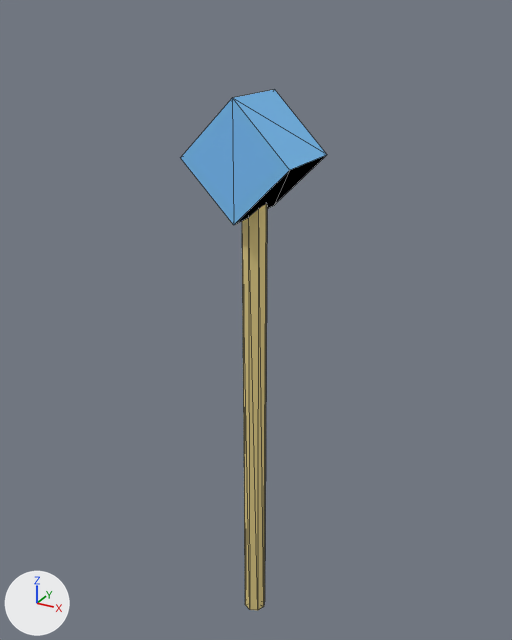
What one commit did to the glTF model public/assets/weapons/heroes/skywrath-mage.glb.
Both versions are drawn from a 50 mm camera at (0.896, -1.622, 1.3) aimed at (-0.023, 0.05, 0.464). Lighting does not change. The marker at lower left points along +X, +Y and +Z. The first picture is the older version. Mesh edges are drawn as thin lines.

Script lines for the objects in view, before the commit:
```python
me_skywrath_mage_wing_staff_head_gem = bpy.data.meshes.new('skywrath-mage-wing-staff-head-gem')
me_skywrath_mage_wing_staff_head_gem.from_pydata(...)  # 8 vertices, 12 faces; spans x -0.156..0.156, y -0.11..0.11, z 0.794..1.106
me_skywrath_mage_wing_staff_head_gem.materials.append(mat_primary)  # blue #7ec8ff
me_skywrath_mage_wing_staff_shaft = bpy.data.meshes.new('skywrath-mage-wing-staff-shaft')
me_skywrath_mage_wing_staff_shaft.from_pydata(...)  # 20 vertices, 32 faces; spans x -0.035..0.035, y -0.035..0.035, z -0.575..0.875
me_skywrath_mage_wing_staff_shaft.materials.append(mat_secondary)  # yellow #f7e39a
ob_skywrath_mage_head_gem = bpy.data.objects.new('skywrath-mage-head-gem', me_skywrath_mage_wing_staff_head_gem)
ob_skywrath_mage_head_gem.location = (0.0, 0.0, 0.0)
ob_skywrath_mage_shaft = bpy.data.objects.new('skywrath-mage-shaft', me_skywrath_mage_wing_staff_shaft)
ob_skywrath_mage_shaft.location = (0.0, 0.0, 0.0)
```
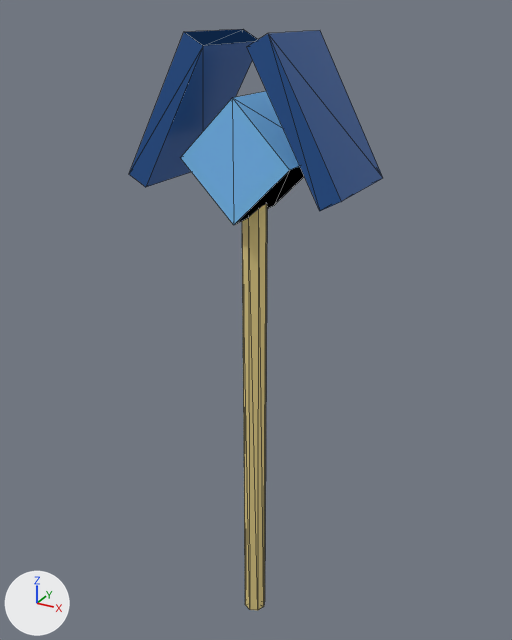
Pixel boxes (x1, y1, x2, y2) of what changed, in the pictures (512 x 640 px):
'skywrath-mage-wing-l', added (blue): after (247, 30, 383, 211)
'skywrath-mage-wing-r', added (blue): after (129, 29, 258, 187)

What changed in the scene script:
```text
Add mat_accent:
    mat_accent = principled_material('accent')
    mat_accent.base_color = (0.0176, 0.0742, 0.238)  # blue #244d86
    mat_accent.metallic = 0.35
    mat_accent.roughness = 0.32
    mat_accent.emission_color = (0.00441, 0.0186, 0.0596)  # dark blue #0e2545
    mat_accent.emission_strength = 1.0
Add me_skywrath_mage_wing_staff_wing_r:
    me_skywrath_mage_wing_staff_wing_r.from_pydata([(-0.25, 0.14, 0.87), (-0.058, 0.14, 1.221), (-0.058, -0.14, 1.221), (-0.25, -0.14, 0.87), (-0.11, 0.14, 1.25), (-0.302, 0.14, 0.899), (-0.302, -0.14, 0.899), (-0.11, -0.14, 1.25)], [], [(0, 1, 2), (0, 2, 3), (4, 5, 6), (4, 6, 7), (4, 1, 2), (4, 2, 7), (5, 6, 3), (5, 3, 0), (6, 3, 2), (6, 2, 7), (0, 5, 4), (0, 4, 1)])
    me_skywrath_mage_wing_staff_wing_r.materials.append(mat_accent)  # blue #244d86
Add me_skywrath_mage_wing_staff_wing_l:
    me_skywrath_mage_wing_staff_wing_l.from_pydata([(0.302, 0.14, 0.899), (0.11, 0.14, 1.25), (0.11, -0.14, 1.25), (0.302, -0.14, 0.899), (0.058, 0.14, 1.221), (0.25, 0.14, 0.87), (0.25, -0.14, 0.87), (0.058, -0.14, 1.221)], [], [(0, 1, 2), (0, 2, 3), (4, 5, 6), (4, 6, 7), (4, 1, 2), (4, 2, 7), (5, 6, 3), (5, 3, 0), (6, 3, 2), (6, 2, 7), (0, 5, 4), (0, 4, 1)])
    me_skywrath_mage_wing_staff_wing_l.materials.append(mat_accent)  # blue #244d86
Add ob_skywrath_mage_wing_r:
    ob_skywrath_mage_wing_r = bpy.data.objects.new('skywrath-mage-wing-r', me_skywrath_mage_wing_staff_wing_r)
    ob_skywrath_mage_wing_r.location = (0.0, 0.0, 0.0)
Add ob_skywrath_mage_wing_l:
    ob_skywrath_mage_wing_l = bpy.data.objects.new('skywrath-mage-wing-l', me_skywrath_mage_wing_staff_wing_l)
    ob_skywrath_mage_wing_l.location = (0.0, 0.0, 0.0)
```
